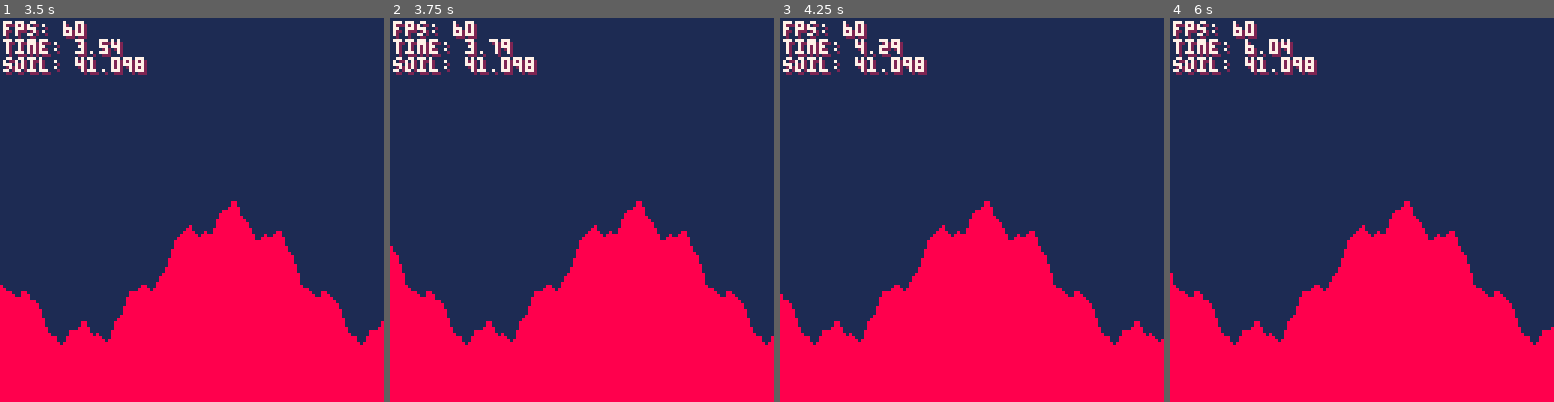
Above: before the commit, frames 1-4 (left to right).
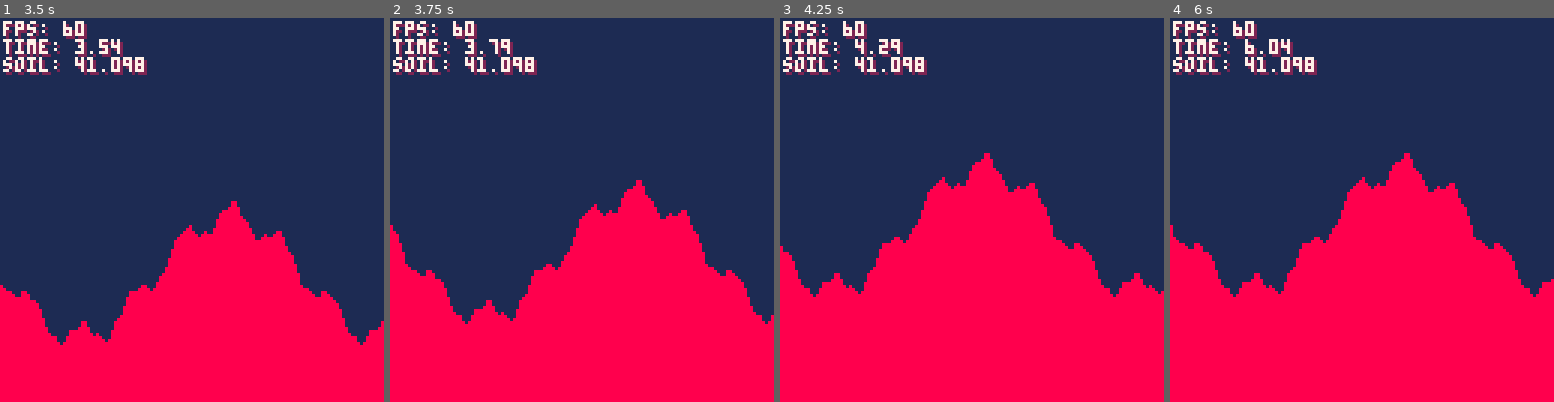
Above: after the commit, the same moments.

Repository: SelfDevTV/pixeltrench
Game: PICO-8 cartridge pixeltrench.p8
The game is run twice, just before and just after one commit, with the same random seed, the same clock (stepped at 60 frames per second) and the same inputs.
Inputs:
- Up to frame 1 (3.5 s): hold Right 1.6-2.1 s; hold Up 2.15-2.42 s; hold Right 2.47-3.03 s; hold Left from 3.08 s (still down)
- Up to frame 2 (3.75 s): release Left at 3.58 s; hold Down from 3.63 s (still down)
- Up to frame 3 (4.25 s): release Down at 3.97 s; hold Right from 4.02 s (still down)
- Up to frame 4 (6 s): release Right at 4.68 s; hold Up 4.73-5.03 s; hold Left 5.08-5.68 s; hold Down from 5.73 s (still down)

Frame 1 is identical in both runs. In frame 2, 5.5% of the frame differs, in the area x 0-100%, y 42-86%; in frame 3, 12%, in the area x 0-100%, y 35-86%; in frame 4, 12%.

Commit message:
fixed camera panning bugs and potential array out of bounds exceptions

Diff:
--- a/pixeltrench.p8
+++ b/pixeltrench.p8
@@ -1,7 +1,7 @@
 pico-8 cartridge // http://www.pico-8.com
 version 42
 __lua__
-cfg = {
+ cfg = {
 	debug = true,
 	bg_col = 1,
 	cam_x = 0, cam_y = 0,
@@ -180,6 +180,12 @@
 	end
 	if btn(1) then
 		pancam(1, 0)
+	end
+	if btn(2) then
+		pancam(0, -1)
+	end
+	if btn(3) then
+		pancam(0, 1)
 	end
 	if stat(30) then
 		-- A keypress is available
@@ -203,6 +209,7 @@
 
 function drawmap()
 	for x = cam.x, cam.x + 128 do
+		x = min(cfg.world_w, x)
 		-- scanline
 		local lines = terrain[x + 1]
 		for sl in all(lines) do
@@ -215,8 +222,8 @@
 
 	cam.x += x * cfg.cam_speed
 	cam.y += y * cfg.cam_speed
-	cam.x = clamp(cam.x, 0, 128)
-	cam.y = clamp(cam.y, 0, 128)
+	cam.x = clamp(cam.x, 0, cfg.world_w - 128)
+	cam.y = clamp(cam.y, 0, cfg.world_h - 128)
 end
 
 function drawdebug()
